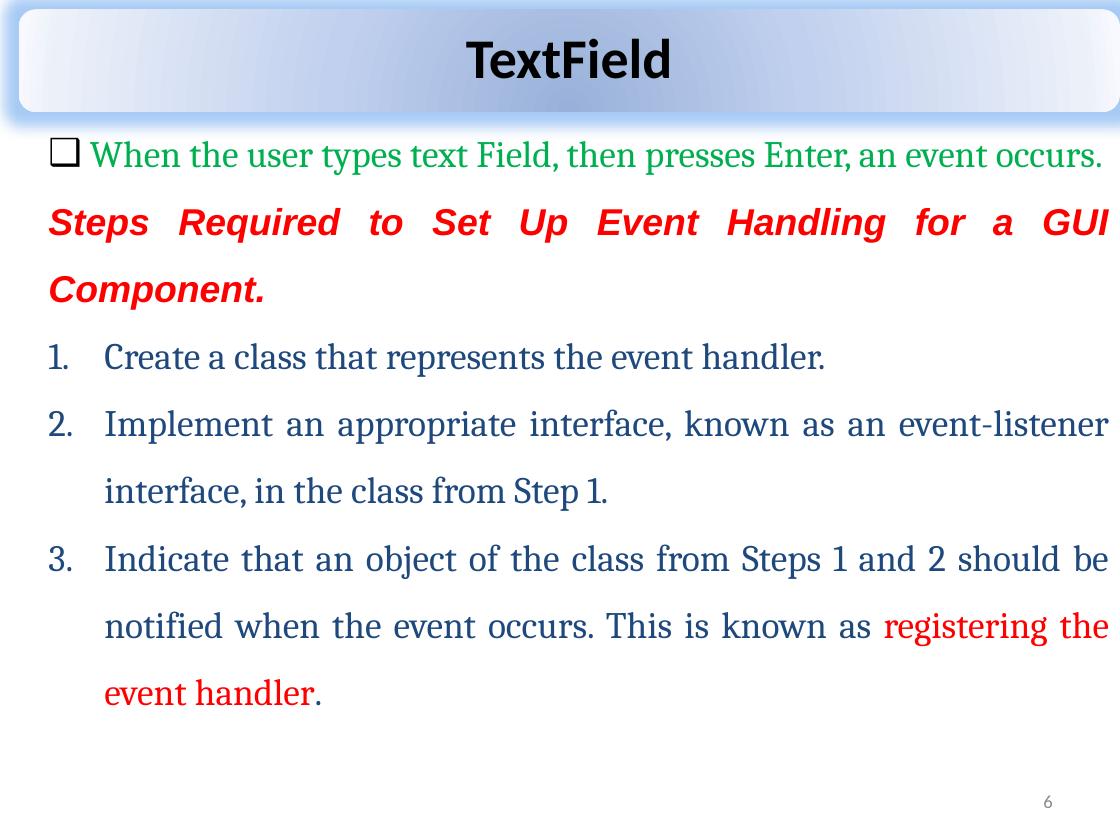
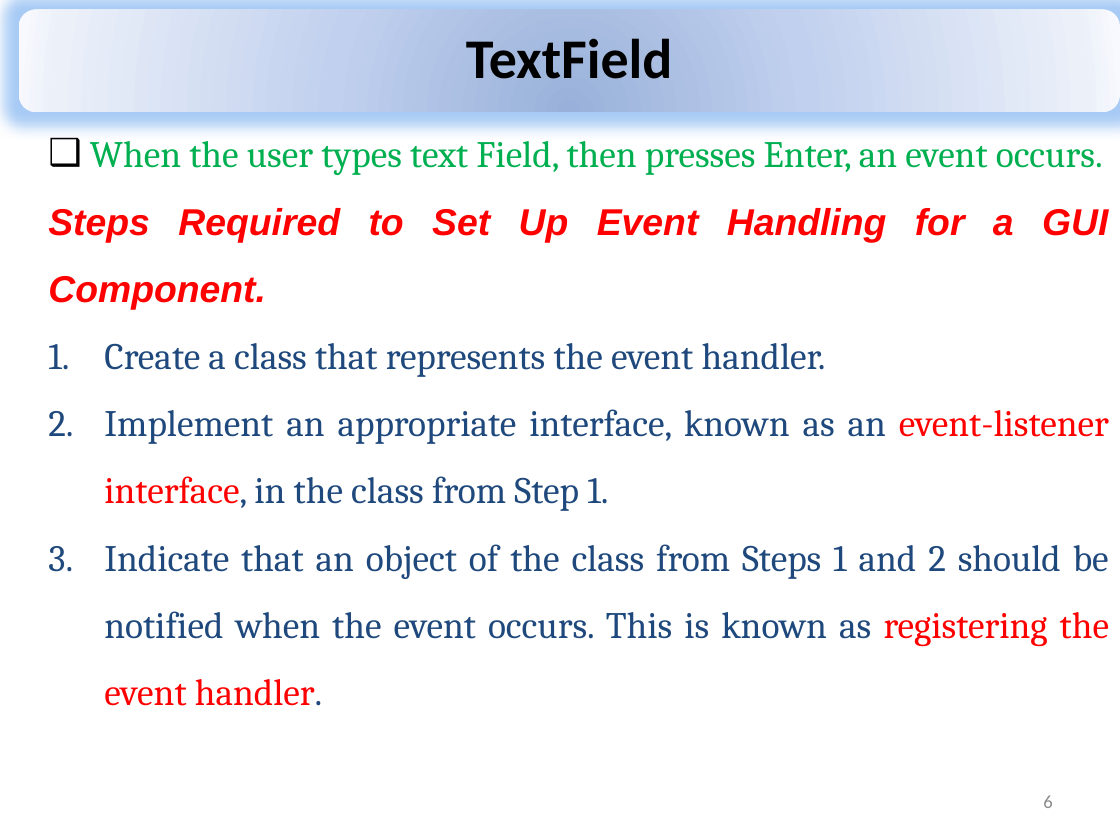
Before and after one commit to safyanch/OOP-SE-2024, a slide deck: slide 6 of Lecture-19.pptx. Drawn at 1120x840 pixels with LibreOffice and Linux fonts; fonts in the diff are those of the drawing. Boxes give left, top, right and bottom in pixels: in the first picture for what was removed or moved away, otherwise in the second. Text is boxed around its words. In the diff, an @@ line names an element or a change of style, - is before the commit and + after.

```diff
--- a/Lecture-19.pptx
+++ b/Lecture-19.pptx
@@ text at (x1=104, y1=409, x2=1109, y2=511): text colour #1F497D to #FF0000 in "event-listener interface," @@
```
Also in this commit, not shown: 2 other slides changed, 8 other files.
